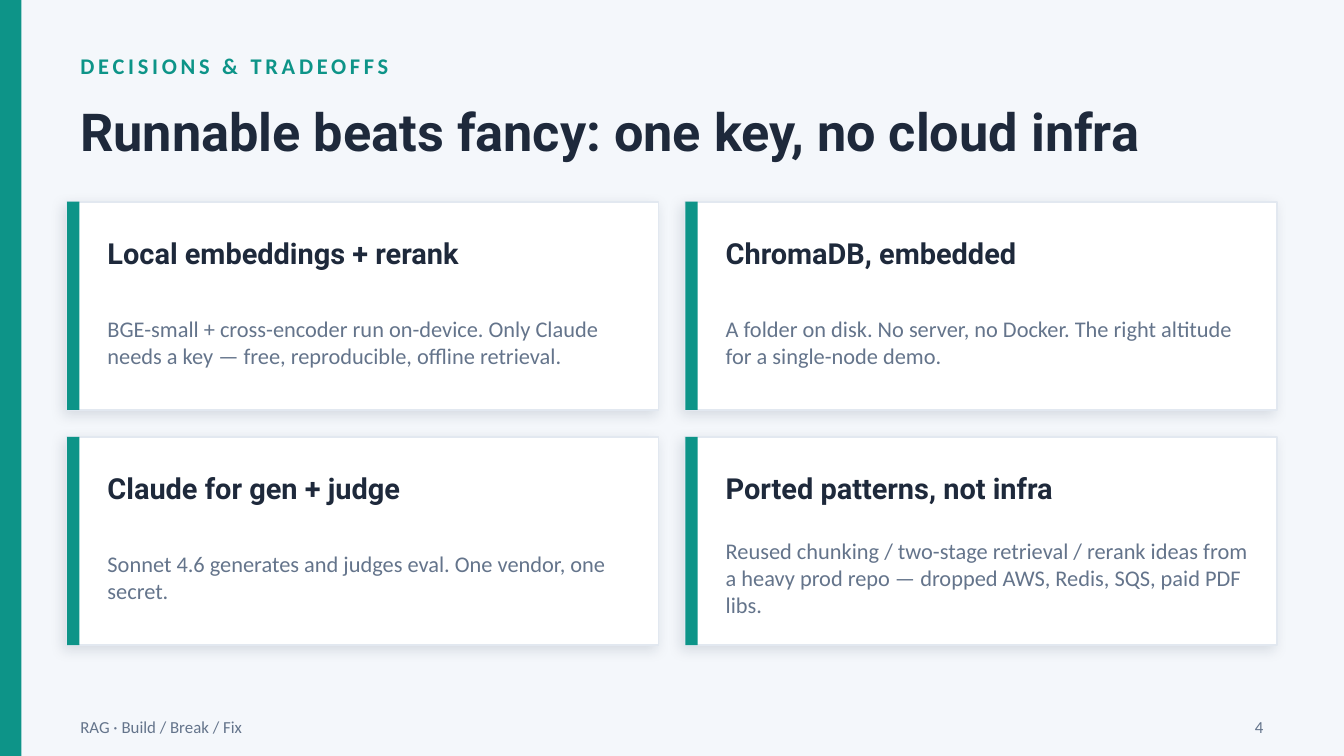
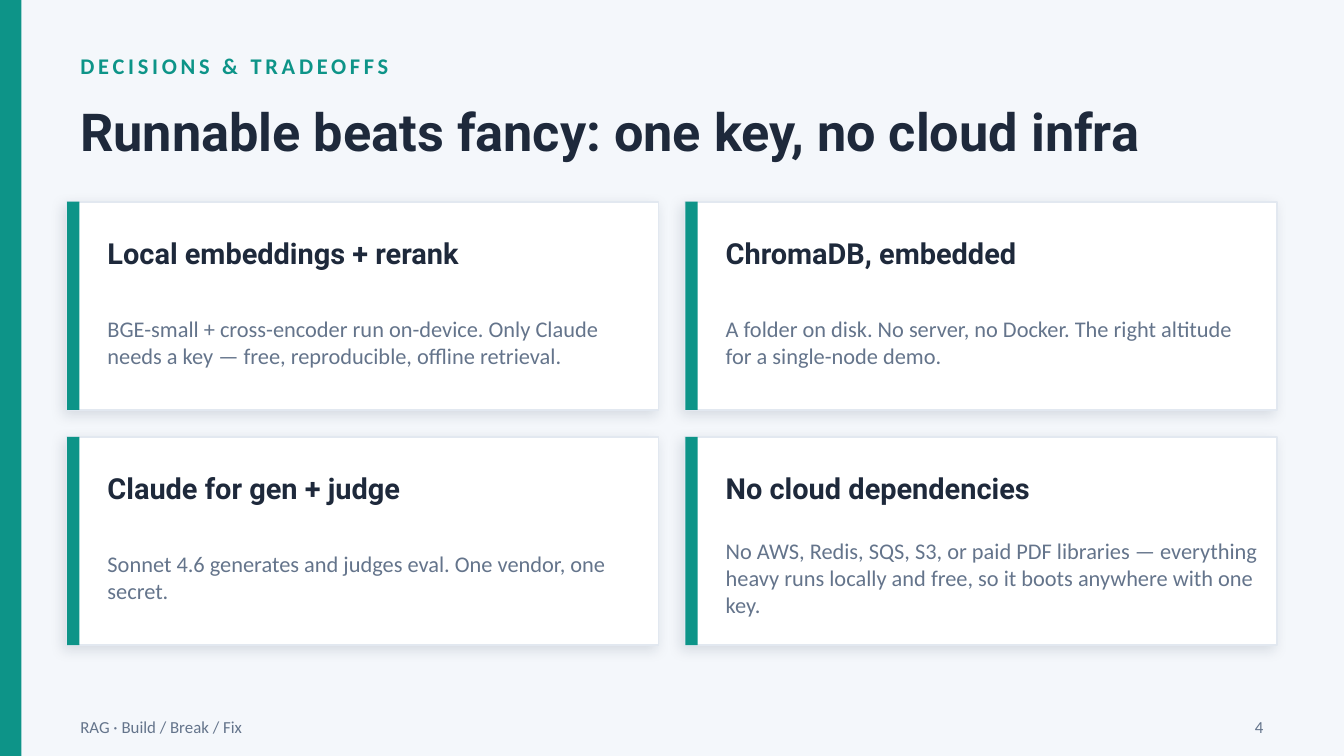
Before and after one commit to NarenBabuR/meraki, a slide deck: slide 4 of docs/RAG_Build_Break_Fix.pptx. Drawn at 1344x756 pixels with LibreOffice and Linux fonts; fonts in the diff are those of the drawing. Boxes give left, top, right and bottom in pixels: in the first picture for what was removed or moved away, otherwise in the second. Text is boxed around its words. In the diff, an @@ line names an element or a change of style, - is before the commit and + after.

Commit message:
Docs: remove author attribution and prior-repo references
Drop the 'Author' line and the 'Reuse vs. rebuild' section from the write-up;
reframe source docstrings and the code walkthrough to describe the design on its
own terms (no references to a prior/internal repo). Remove author metadata and
byline from the deck. Regenerate the presentation.

```diff
--- a/docs/RAG_Build_Break_Fix.pptx
+++ b/docs/RAG_Build_Break_Fix.pptx
@@ text at [726,477,1029,505]: text changed @@
-Ported patterns, not infra
+No cloud dependencies
@@ text at [726,543,1257,617]: text changed @@
-Reused chunking / two-stage retrieval / rerank ideas from a heavy prod repo — dropped AWS, Redis, SQS, paid PDF libs.
+No AWS, Redis, SQS, S3, or paid PDF libraries — everything heavy runs locally and free, so it boots anywhere with one key.
```
Also in this commit, not shown: 1 other slide changed, 8 other files.
